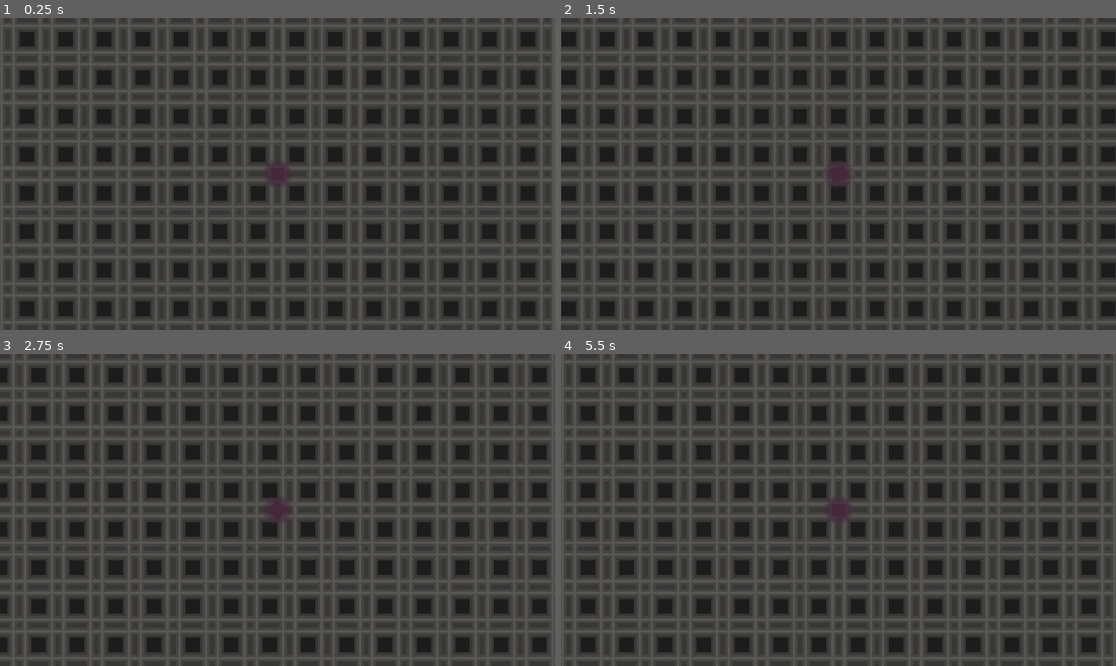
Above: before the commit, frames 1-4 (two rows, left to right).
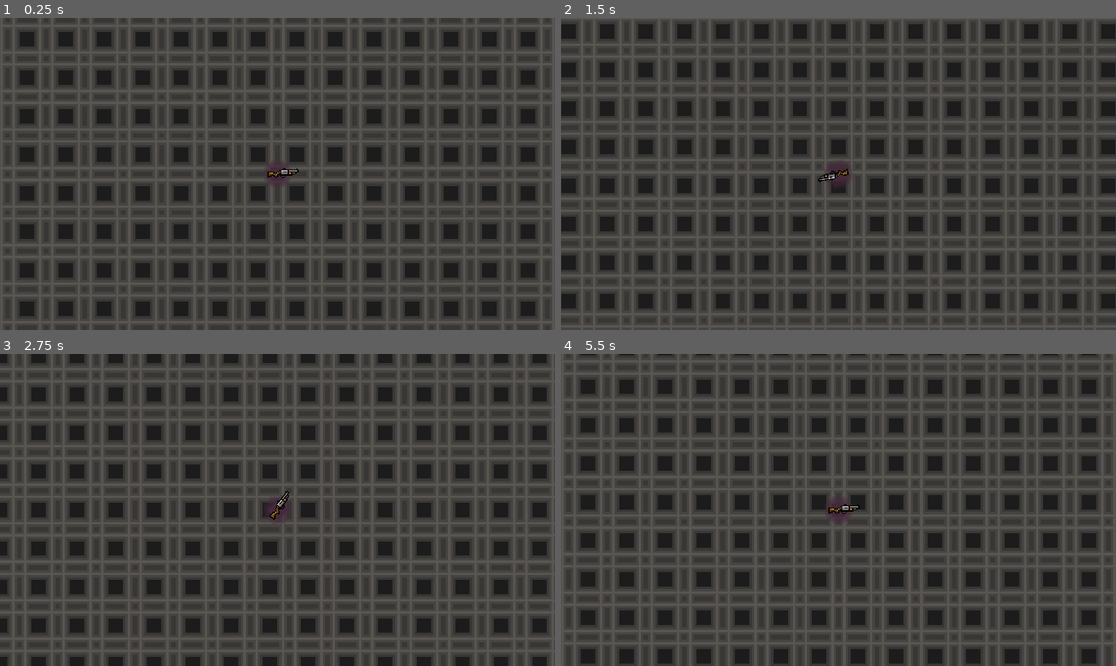
Above: after the commit, the same moments.

Repository: SosiskaKillerS/Battle-of-Shapes--Cubes-vs.-Triangles
Game: Godot game, scene res://world/world.tscn
Two runs of this game, one before a commit and one after it. Both use one fixed random seed, a clock stepped at 60 frames per second and the inputs below.
Inputs (mouse positions are in pixels of both pictures, inside the frame that each line leads up to):
- Up to frame 1 (0.25 s): no input
- Up to frame 2 (1.5 s): tap Enter at 0.5 s; move the mouse to (960, 158) at 0.52 s; hold D (RIGHT) 0.53-1.28 s; move the mouse to (727, 189) at 1.27 s; hold S (DOWN, bound only after the commit) from 1.28 s (still down)
- Up to frame 3 (2.75 s): move the mouse to (333, 441) at 2.02 s; release S (DOWN, bound only after the commit) at 2.03 s; hold D (RIGHT) from 2.03 s (still down)
- Up to frame 4 (5.5 s): move the mouse to (810, 572) at 2.77 s; release D (RIGHT) at 2.78 s; hold W (UP, bound only after the commit) 2.78-3.53 s; move the mouse to (1005, 556) at 3.52 s; hold A (LEFT) 3.53-5.03 s; move the mouse to (672, 463) at 4.27 s; move the mouse to (866, 510) at 5.02 s; hold S (DOWN, bound only after the commit) from 5.03 s (still down)

The runs differ from the first frame. In frame 1, 0.1% of the frame differs, in the area x 48-54%, y 48-52%; in frame 2, 24%; in frame 3, 35%, in the area x 0-99%, y 0-100%; in frame 4, 24%.

Commit message:
Sprite_and_bullet.update

Diff:
--- a/Player/Player.gd
+++ b/Player/Player.gd
@@ -2,19 +2,13 @@
 
 
 const SPEED = 100
-@onready var bullet_scene = preload("res://bullet/bullet.tscn")
+
 
 func get_input():
 	var input_direction = Input.get_vector("LEFT","RIGHT","UP","DOWN")
 	velocity = input_direction * SPEED
 	look_at(get_global_mouse_position())
-func _shoot():
-	if Input.is_action_just_pressed("SHOOT"):
-		var bullet = bullet_scene.instance()
-		bullet.position = global_position
-		bullet.set_direction(Vector2(1,0).rotated(rotation))
-		get_parent().add_child(bullet)
+
 func _physics_process(delta):
 	get_input()
-	_shoot()
 	move_and_slide()
--- a/Player/Player.tscn
+++ b/Player/Player.tscn
@@ -1,10 +1,13 @@
-[gd_scene load_steps=4 format=3 uid="uid://dhxrl33y4ogtp"]
+[gd_scene load_steps=6 format=3 uid="uid://dhxrl33y4ogtp"]
 
 [ext_resource type="Script" path="res://Player/Player.gd" id="1_d3k1k"]
 [ext_resource type="Texture2D" uid="uid://b35attu576e5s" path="res://Player/Player.png" id="1_s8sq0"]
+[ext_resource type="Texture2D" uid="uid://7f0kksqeeaej" path="res://gun/gun.png" id="3_86rn7"]
 
 [sub_resource type="RectangleShape2D" id="RectangleShape2D_d45m0"]
 size = Vector2(6, 6)
+
+[sub_resource type="CircleShape2D" id="CircleShape2D_82i18"]
 
 [node name="Player" type="CharacterBody2D"]
 script = ExtResource("1_d3k1k")
@@ -18,3 +21,19 @@
 [node name="Camera2D" type="Camera2D" parent="."]
 scale = Vector2(-2.2, 0.76)
 zoom = Vector2(8, 8)
+
+[node name="PickUpArea" type="Area2D" parent="."]
+
+[node name="CollisionShape2D" type="CollisionShape2D" parent="PickUpArea"]
+shape = SubResource("CircleShape2D_82i18")
+
+[node name="GunCast2D" type="RayCast2D" parent="."]
+position = Vector2(0, -1)
+target_position = Vector2(24, 0)
+
+[node name="Sprite2D" type="Sprite2D" parent="GunCast2D"]
+position = Vector2(2.625, 0.374999)
+scale = Vector2(0.460938, 0.460938)
+texture = ExtResource("3_86rn7")
+
+[node name="Marker2D" type="Marker2D" parent="GunCast2D"]
--- /dev/null
+++ b/bullet/area_2d.gd
@@ -0,0 +1,11 @@
+extends Area2D
+var SPEED = 300
+
+func _physics_process(delta):
+	position += transform.x * SPEED * delta
+
+
+func _on_body_entered(body):
+	if body.is_in_group("mob"):
+		body.queue_free()
+	queue_free()
--- /dev/null
+++ b/bullet/area_2d.tscn
@@ -0,0 +1,18 @@
+[gd_scene load_steps=4 format=3 uid="uid://lihuqd5sod65"]
+
+[ext_resource type="Script" path="res://bullet/area_2d.gd" id="1_rpqid"]
+[ext_resource type="Texture2D" uid="uid://bx3xg6rt14y51" path="res://bullet/Sprite-0011.png" id="1_vtd4x"]
+
+[sub_resource type="CircleShape2D" id="CircleShape2D_pgvup"]
+radius = 3.16228
+
+[node name="Area2D" type="Area2D"]
+script = ExtResource("1_rpqid")
+
+[node name="Sprite2D" type="Sprite2D" parent="."]
+texture = ExtResource("1_vtd4x")
+
+[node name="CollisionShape2D" type="CollisionShape2D" parent="."]
+shape = SubResource("CircleShape2D_pgvup")
+
+[connection signal="body_entered" from="." to="." method="_on_body_entered"]
--- a/bullet/bullet.gd
+++ /dev/null
@@ -1,13 +0,0 @@
-extends CharacterBody2D
-
-
-const SPEED = 300.0
-
-var direction = Vector2()
-
-
-func _physics_process(delta):
-	move_and_slide()
-
-func set_direction(new_direction):
-	direction = new_direction.normalized()
--- a/bullet/bullet.tscn
+++ /dev/null
@@ -1,18 +0,0 @@
-[gd_scene load_steps=4 format=3 uid="uid://7off0vs000wy"]
-
-[ext_resource type="Script" path="res://bullet/bullet.gd" id="1_cbjpa"]
-[ext_resource type="Texture2D" uid="uid://bx3xg6rt14y51" path="res://bullet/Sprite-0011.png" id="1_u6sxw"]
-
-[sub_resource type="CircleShape2D" id="CircleShape2D_s46j4"]
-radius = 3.16228
-
-[node name="bullet" type="CharacterBody2D"]
-script = ExtResource("1_cbjpa")
-
-[node name="Sprite2D" type="Sprite2D" parent="."]
-texture = ExtResource("1_u6sxw")
-
-[node name="Area2D" type="Area2D" parent="."]
-
-[node name="CollisionShape2D" type="CollisionShape2D" parent="Area2D"]
-shape = SubResource("CircleShape2D_s46j4")
--- a/project.godot
+++ b/project.godot
@@ -35,11 +35,13 @@
 }
 UP={
 "deadzone": 0.5,
-"events": []
+"events": [Object(InputEventKey,"resource_local_to_scene":false,"resource_name":"","device":-1,"window_id":0,"alt_pressed":false,"shift_pressed":false,"ctrl_pressed":false,"meta_pressed":false,"pressed":false,"keycode":0,"physical_keycode":87,"key_label":0,"unicode":119,"echo":false,"script":null)
+]
 }
 DOWN={
 "deadzone": 0.5,
-"events": []
+"events": [Object(InputEventKey,"resource_local_to_scene":false,"resource_name":"","device":-1,"window_id":0,"alt_pressed":false,"shift_pressed":false,"ctrl_pressed":false,"meta_pressed":false,"pressed":false,"keycode":0,"physical_keycode":83,"key_label":0,"unicode":115,"echo":false,"script":null)
+]
 }
 
 [rendering]
Binary file added: gun/gun.png
Not shown, added: gun/gun.png.import
